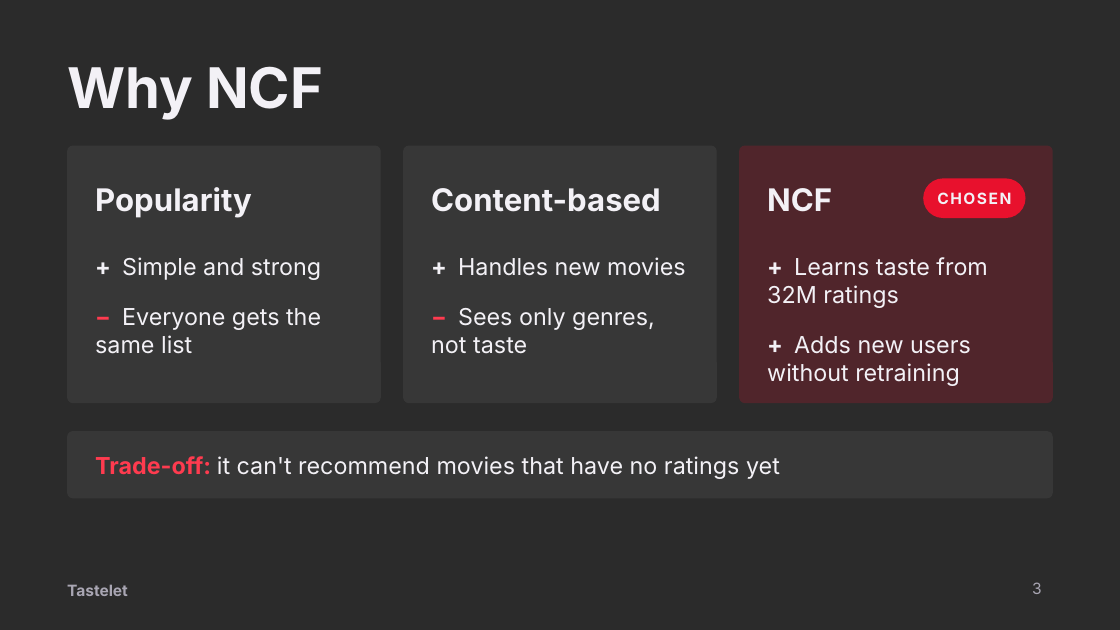
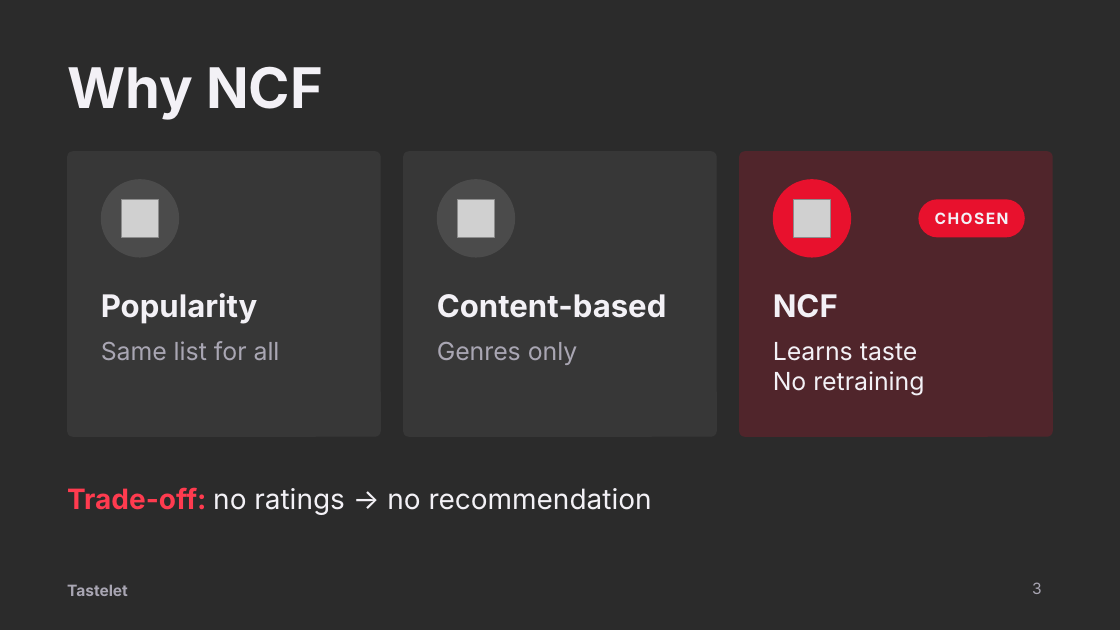
Before and after one commit to Amm2049/tastelet, a slide deck: slide 3 of docs/slides/tastelet-slides.pptx. Drawn at 1120x630 pixels with LibreOffice and Linux fonts; fonts in the diff are those of the drawing; grey boxes stand for pictures; background and template pictures are left out; a plain dark background stands for a picture behind light text. Boxes give left, top, right and bottom in pixels: in the first picture for what was removed or moved away, otherwise in the second. Text is boxed around its words. In the diff, an @@ line names an element or a change of style, - is before the commit and + after.

```diff
--- a/docs/slides/tastelet-slides.pptx
+++ b/docs/slides/tastelet-slides.pptx
@@ rounded rectangle: place and size @@
-rounded rectangle at [67,146,381,403]
+rounded rectangle at [67,151,381,437]
@@ ellipse added at [101,179,179,258], fill #FFFFFF at 10% opacity @@
@@ rounded rectangle: place and size @@
-rounded rectangle at [403,146,717,403]
+rounded rectangle at [403,151,717,437]
@@ ellipse added at [437,179,515,258], fill #FFFFFF at 10% opacity @@
@@ proportions changed in 3 elements at [67,151,381,437], [403,151,717,437], [739,151,1053,437] @@
@@ rounded rectangle: place and size @@
-rounded rectangle at [739,146,1053,403]
+rounded rectangle at [739,151,1053,437]
@@ ellipse added at [773,179,851,258], fill #E8112D @@
@@ picture added at [121,199,159,237] @@
@@ picture added at [457,199,495,237] @@
@@ picture added at [793,199,831,237] @@
@@ text "CHOSEN": place and size @@
-text "CHOSEN" at [937,192,1011,204]
+text "CHOSEN" at [935,212,1009,224]
@@ rounded rectangle: place and size @@
-rounded rectangle at [924,179,1025,217]
+rounded rectangle at [918,199,1025,237]
@@ rounded rectangle at [918,199,1025,237]: outline #E8112D 1 pt to none @@
@@ text removed at [95,257,321,354] @@
-+ Simple and strong
-− Everyone gets the same list
@@ text removed at [431,257,686,354] @@
-+ Handles new movies
-− Sees only genres, not taste
@@ text "Popularity": place and size @@
-text "Popularity" at [95,187,252,218]
+text "Popularity" at [101,293,258,324]
@@ text "Content-based": place and size @@
-text "Content-based" at [431,188,661,212]
+text "Content-based" at [437,294,667,318]
@@ text "NCF": place and size @@
-text "NCF" at [767,188,832,212]
+text "NCF" at [773,294,838,318]
@@ text added at [101,341,280,360], 16 pt, text #A9A6B3 @@
+Same list for all
@@ text added at [437,342,578,365], 16 pt, text #A9A6B3 @@
+Genres only
@@ text at [773,342,924,396]: text changed; size 15 to 16 pt @@
-+ Learns taste from 32M ratings
-+ Adds new users without retraining
+Learns taste
+No retraining
@@ rounded rectangle removed at [67,431,1053,498] @@
@@ text at [67,487,652,515]: text changed; size 15 to 18 pt @@
-Trade-off: it can't recommend movies that have no ratings yet
+Trade-off: no ratings → no recommendation
```
Also in this commit, not shown: 6 other slides changed.
